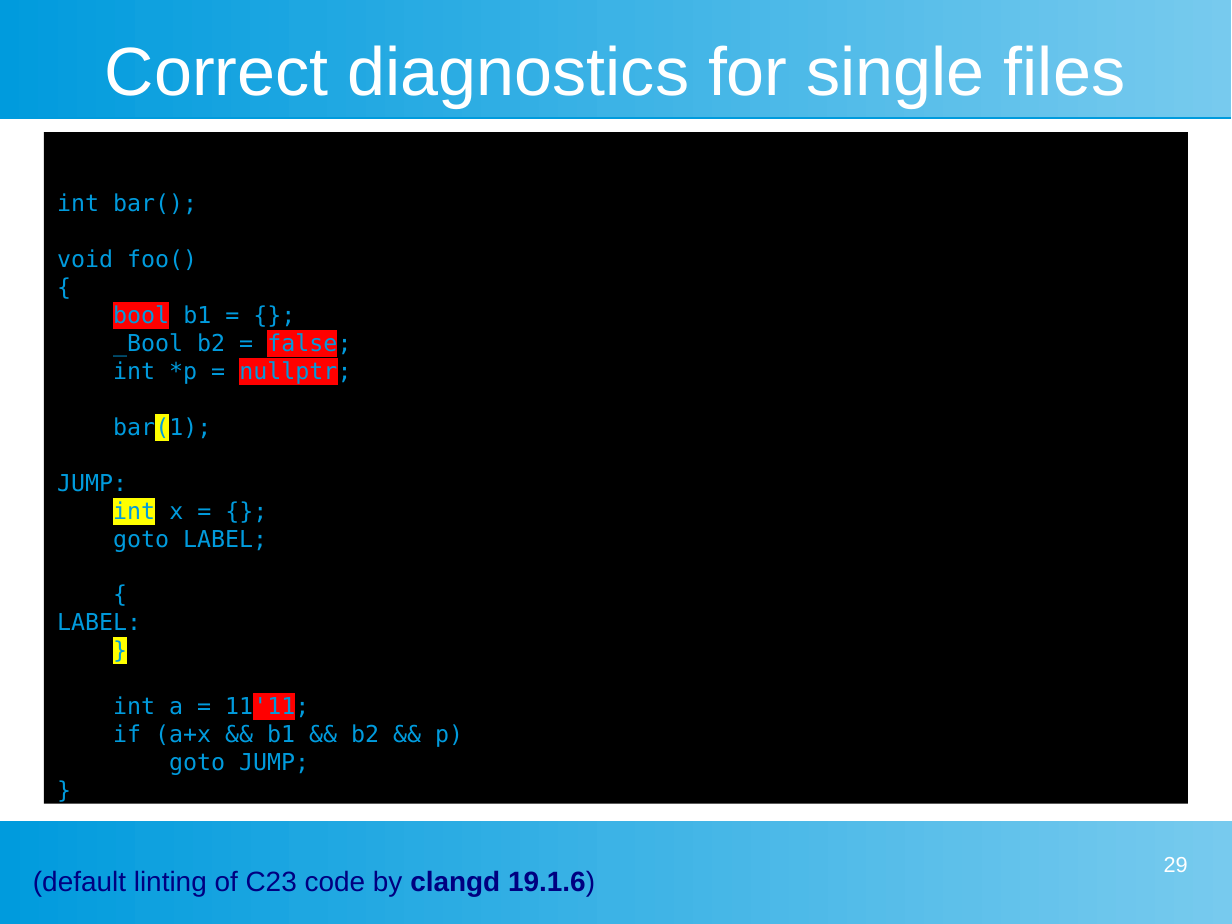
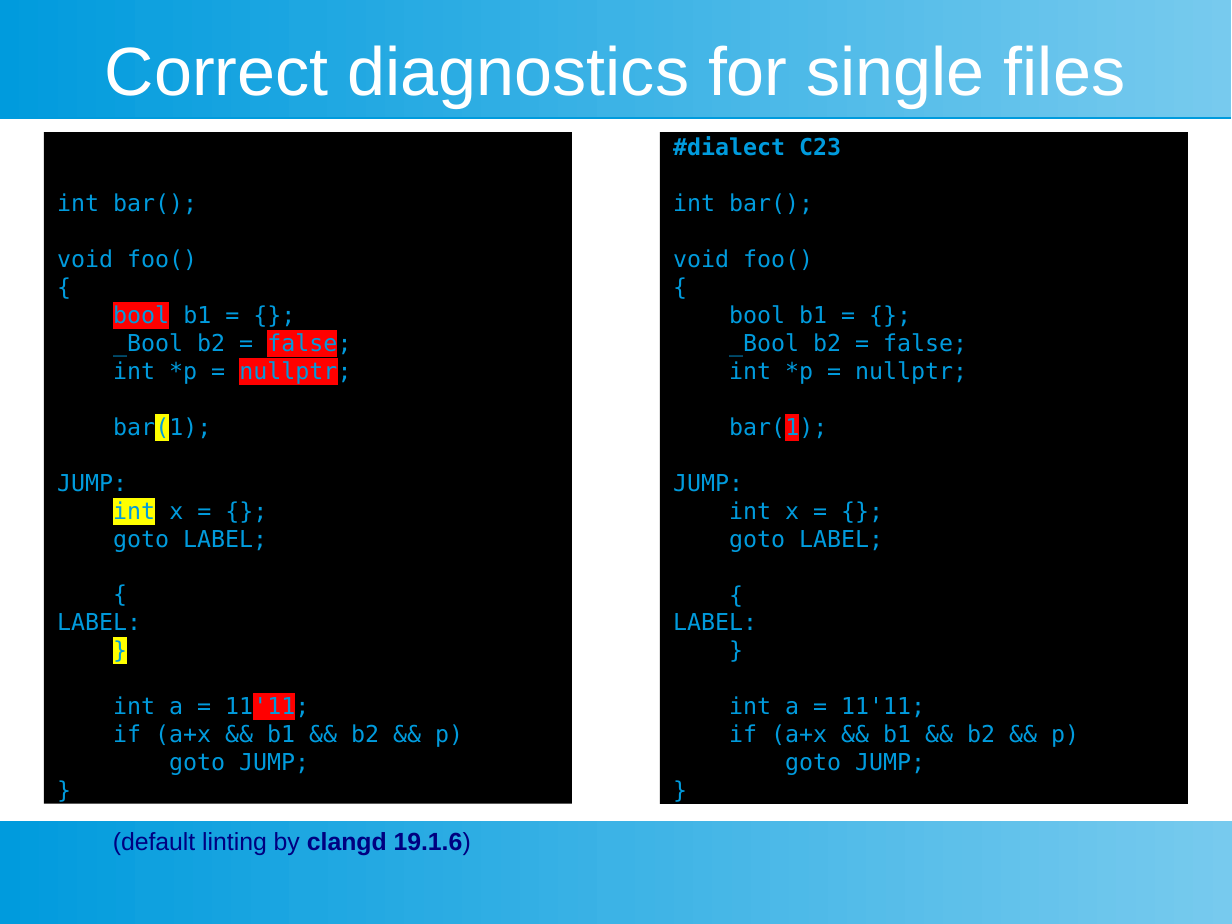
Before and after one commit to Jorenar/papers, a slide deck: slide 33 of WG14/Pitch for dialect directive.odp (slide 29 before the commit). Drawn at 1232x924 pixels with LibreOffice and Linux fonts; fonts in the diff are those of the drawing. Boxes give left, top, right and bottom in pixels: in the first picture for what was removed or moved away, otherwise in the second. Text is boxed around its words. In the diff, an @@ line names an element or a change of style, - is before the commit and + after.

Commit message:
Pitch for #dialect directive (v2)

```diff
--- a/WG14/Pitch for dialect directive.odp
+++ b/WG14/Pitch for dialect directive.odp
@@ text "int bar();": place and size @@
-text "int bar();" at (44, 132, 1188, 804)
+text "int bar();" at (44, 132, 571, 804)
@@ text added at (661, 132, 1188, 804), fill #000000, 15 pt, text #009BDD @@
+#dialect C23
+int bar();
+void foo()
+{
+bool b1 = {};
+_Bool b2 = false;
+int *p = nullptr;
+bar(1);
+JUMP:
+int x = {};
+goto LABEL;
+{
+LABEL:
+}
+int a = 11'11;
+if (a+x && b1 && b2 && p)
+goto JUMP;
+}
@@ text at (113, 832, 471, 856): text changed; size 18 to 16 pt @@
-(default linting of C23 code by clangd 19.1.6)
+(default linting by clangd 19.1.6)
@@ page number removed at (1164, 857, 1188, 872) @@
-29
```
Also in this commit, not shown: 53 other slides changed, 8 slides added, 5 slides removed.
